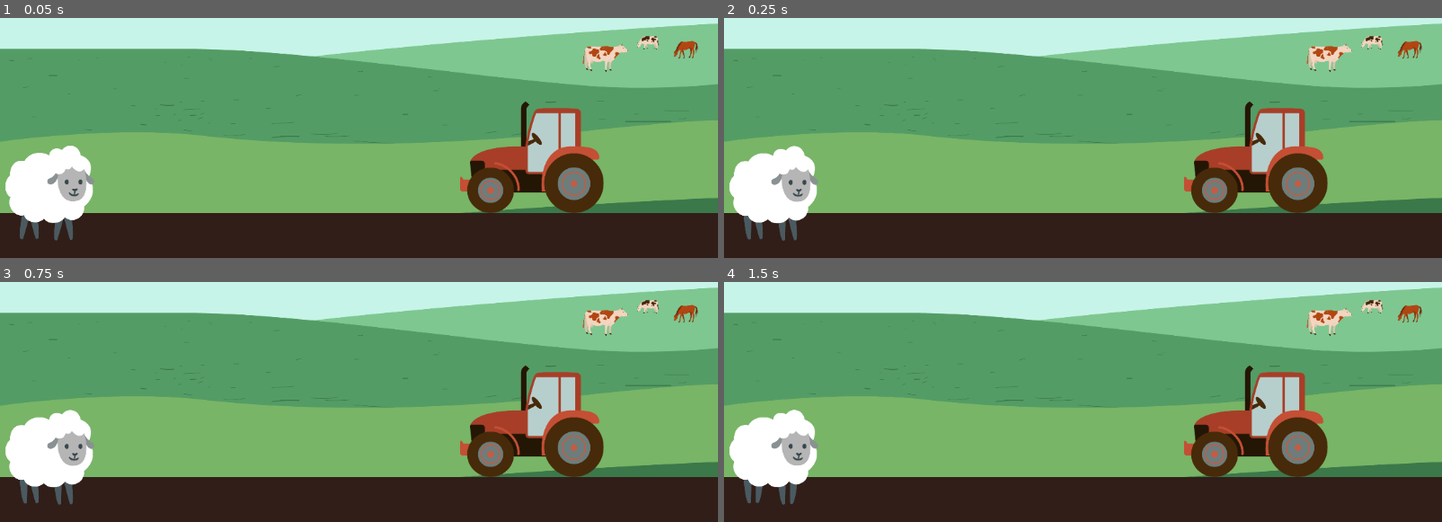
Above: before the commit, frames 1-4 (two rows, left to right).
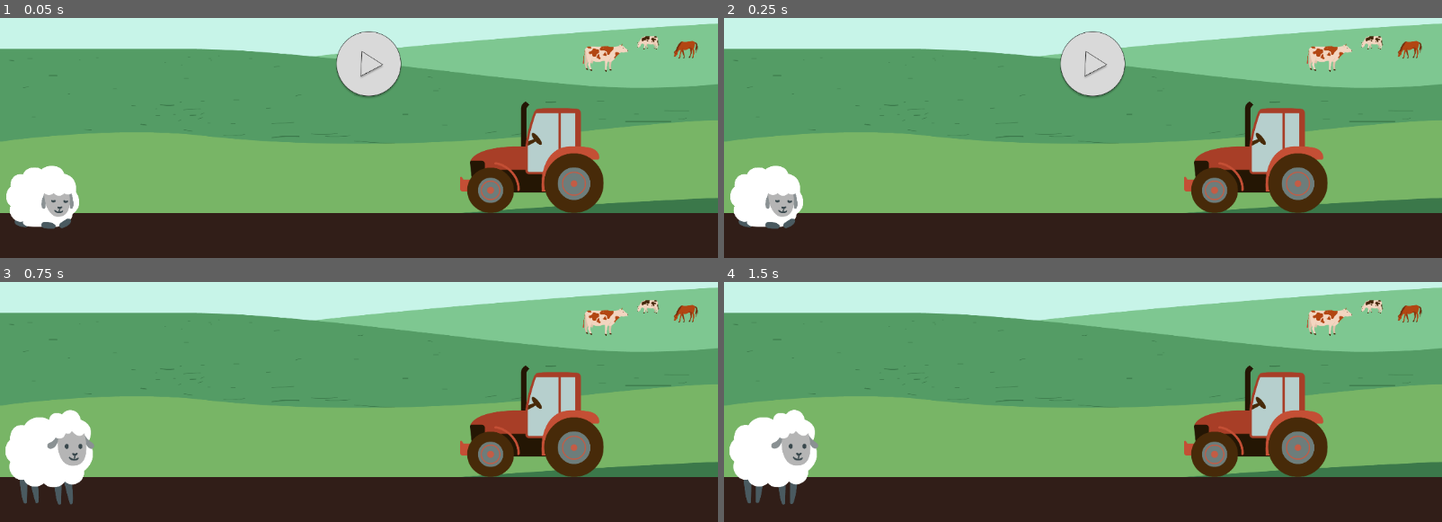
Above: after the commit, the same moments.

Repository: Motheo-365/godot-runner-game
Game: Godot game, scene res://scenes/open.tscn
Two runs of this game, one before a commit and one after it. Both use one fixed random seed, a clock stepped at 60 frames per second and the inputs below. Before the commit the project starts from res://scenes/main.tscn.
Inputs (mouse positions are in pixels of both pictures, inside the frame that each line leads up to):
- Up to frame 1 (0.05 s): no input
- Up to frame 2 (0.25 s): no input
- Up to frame 3 (0.75 s): click (366, 330) at 0.52 s
- Up to frame 4 (1.5 s): no input

The runs differ from the first frame. In frame 1, 4.2% of the frame differs, in the area x 0-56%, y 5-93%; in frame 2, 4.2%; in frame 3, nothing differs; in frame 4, nothing differs.

Commit message:
succesfully implemented start button that sends me to main scene

Diff:
--- a/farm-runner-game/project.godot
+++ b/farm-runner-game/project.godot
@@ -11,6 +11,6 @@
 [application]
 
 config/name="farm-runner-game"
-run/main_scene="uid://guw0yma88rwi"
+run/main_scene="uid://ifiv45w12vb5"
 config/features=PackedStringArray("4.5", "Forward Plus")
 config/icon="res://icon.svg"
--- a/farm-runner-game/scenes/background.tscn
+++ b/farm-runner-game/scenes/background.tscn
@@ -14,7 +14,6 @@
 position = Vector2(575.8334, 322.50003)
 scale = Vector2(0.45013025, 0.45208338)
 texture = ExtResource("1_bkp1e")
-metadata/_edit_lock_ = true
 
 [node name="StaticBody2D" type="StaticBody2D" parent="."]
 
--- a/farm-runner-game/scenes/open.tscn
+++ b/farm-runner-game/scenes/open.tscn
@@ -1,10 +1,13 @@
-[gd_scene load_steps=4 format=3 uid="uid://ifiv45w12vb5"]
+[gd_scene load_steps=5 format=3 uid="uid://ifiv45w12vb5"]
 
 [ext_resource type="Texture2D" uid="uid://fsed8boeyc6c" path="res://media/background.png" id="1_vt6gf"]
 [ext_resource type="Texture2D" uid="uid://e5ykqfsmtj41" path="res://media/player/sleeping.png" id="2_il3sl"]
 [ext_resource type="Texture2D" uid="uid://bgqijnkd1ou2f" path="res://media/play.png" id="3_il3sl"]
+[ext_resource type="Script" uid="uid://slknwov65y08" path="res://scenes/startPlay.gd" id="4_yoqy4"]
 
-[node name="Open" type="Node2D"]
+[node name="Open" type="Control"]
+layout_mode = 3
+anchors_preset = 0
 
 [node name="Background" type="Sprite2D" parent="."]
 z_index = -3
@@ -15,6 +18,7 @@
 metadata/_edit_lock_ = true
 
 [node name="ColorRect" type="ColorRect" parent="."]
+layout_mode = 0
 offset_left = -3.0
 offset_top = 576.0
 offset_right = 1152.0
@@ -27,7 +31,13 @@
 scale = Vector2(0.3203593, 0.3203593)
 texture = ExtResource("2_il3sl")
 
-[node name="Play" type="Sprite2D" parent="."]
-position = Vector2(589, 347)
+[node name="Play" type="Button" parent="."]
+layout_mode = 0
+offset_left = 535.0
+offset_top = 282.0
+offset_right = 728.0
+offset_bottom = 476.0
 scale = Vector2(0.58648646, 0.58648646)
-texture = ExtResource("3_il3sl")
+icon = ExtResource("3_il3sl")
+flat = true
+script = ExtResource("4_yoqy4")
--- /dev/null
+++ b/farm-runner-game/scenes/startPlay.gd
@@ -0,0 +1,9 @@
+extends Button
+
+const MAIN_SCENE := "res://scenes/main.tscn"
+
+func _ready():
+	self.pressed.connect(_on_start_pressed)
+
+func _on_start_pressed():
+	get_tree().change_scene_to_file(MAIN_SCENE)
--- /dev/null
+++ b/farm-runner-game/script/startPlay.gd
@@ -0,0 +1,12 @@
+extends Sprite2D
+
+#Path to my Main scene
+var main_scene_path = "res://scenes/Main.tscn"
+
+func _ready():
+	$Play.connect("pressed", self, "_on_start_pressed")
+
+func _on_start_pressed():
+	#Load the Main scene and switch to it
+	var main_scene = load(main_scene_path)
+	get_tree().change_scene_to(main_scene)
Not shown, added: farm-runner-game/scenes/startPlay.gd.uid
Not shown, added: farm-runner-game/script/startPlay.gd.uid
